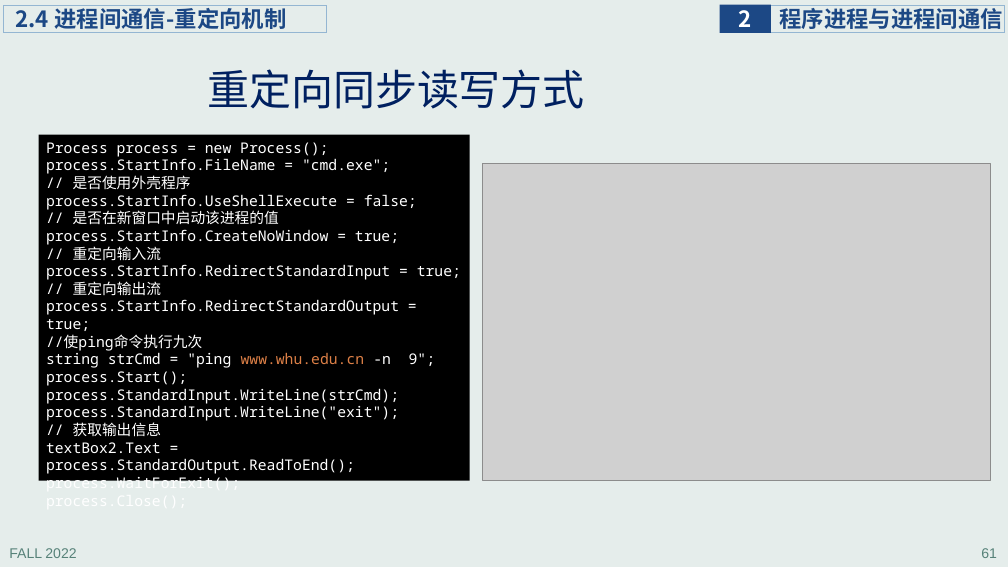
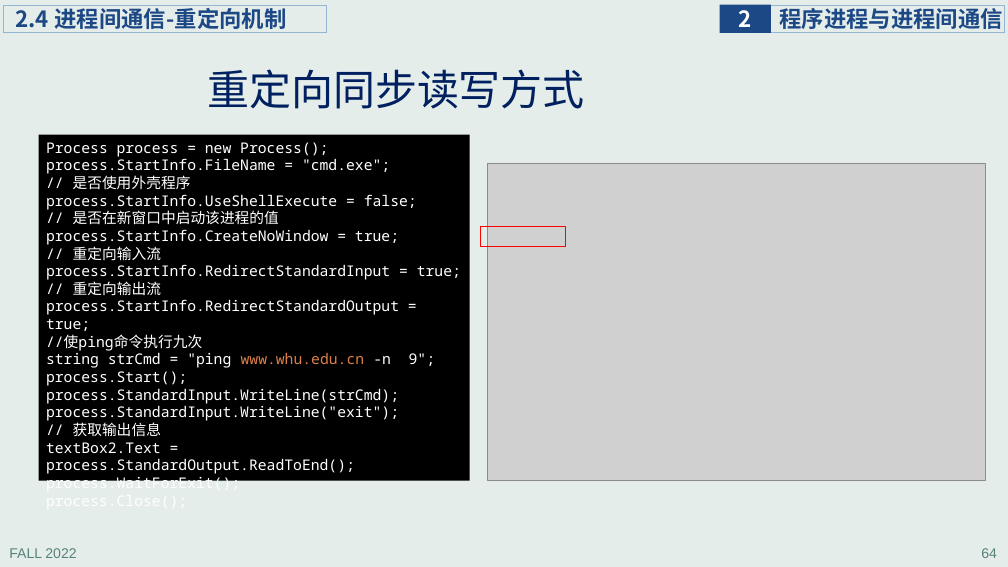
Before and after one commit to principleWindows/win-principle-2022, a slide deck: slide 64 of slides/instruction/principleWindows_2.pptx (slide 61 before the commit). Drawn at 1008x567 pixels with LibreOffice and Linux fonts; fonts in the diff are those of the drawing; grey boxes stand for pictures. Boxes give left, top, right and bottom in pixels: in the first picture for what was removed or moved away, otherwise in the second. Text is boxed around its words. In the diff, an @@ line names an element or a change of style, - is before the commit and + after.

```diff
--- a/slides/instruction/principleWindows_2.pptx
+++ b/slides/instruction/principleWindows_2.pptx
@@ picture resized from (x1=483, y1=163, x2=991, y2=481) to (x1=487, y1=163, x2=986, y2=481) @@
@@ rectangle added at (x1=481, y1=227, x2=566, y2=247), outline #FF0000 1 pt @@
@@ page number at (x1=981, y1=548, x2=997, y2=558): text changed @@
-61
+64
```
Also in this commit, not shown: 13 other slides changed, 3 slides added, 1 other file.
